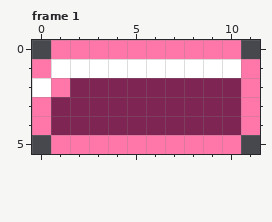
Edited in one commit: pixel-art file (Assets/Power Ups and Malus/heart.aseprite). The picture above is the old version.
12x12 pixels, 1 frame. Shown: frame 1. The old version is drawn lined up with the new one, on the new canvas. The commit also changed other frames, which this record leaves out.
And afterwards:
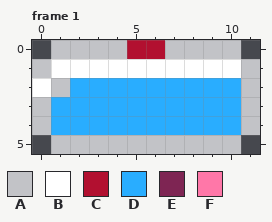
Palette (. is transparent): A #c2c3c7  B #ffffff  C #b21030  D #29adff  E #7e2553  F #ff77a8
From old to new:
canvas 12x12 -> 12x6, the old top-left corner now at 0,-6 (the part of the old canvas that was cut away was empty and is not shown)
Changed rows in their new state; - is an unchanged pixel.
Frame 1:
first column x 0:
0 -AAAACCAAAA-
1 A----------A
2 -ADDDDDDDDDA
3 ADDDDDDDDDDA
4 ADDDDDDDDDDA
5 -AAAAAAAAAA-
